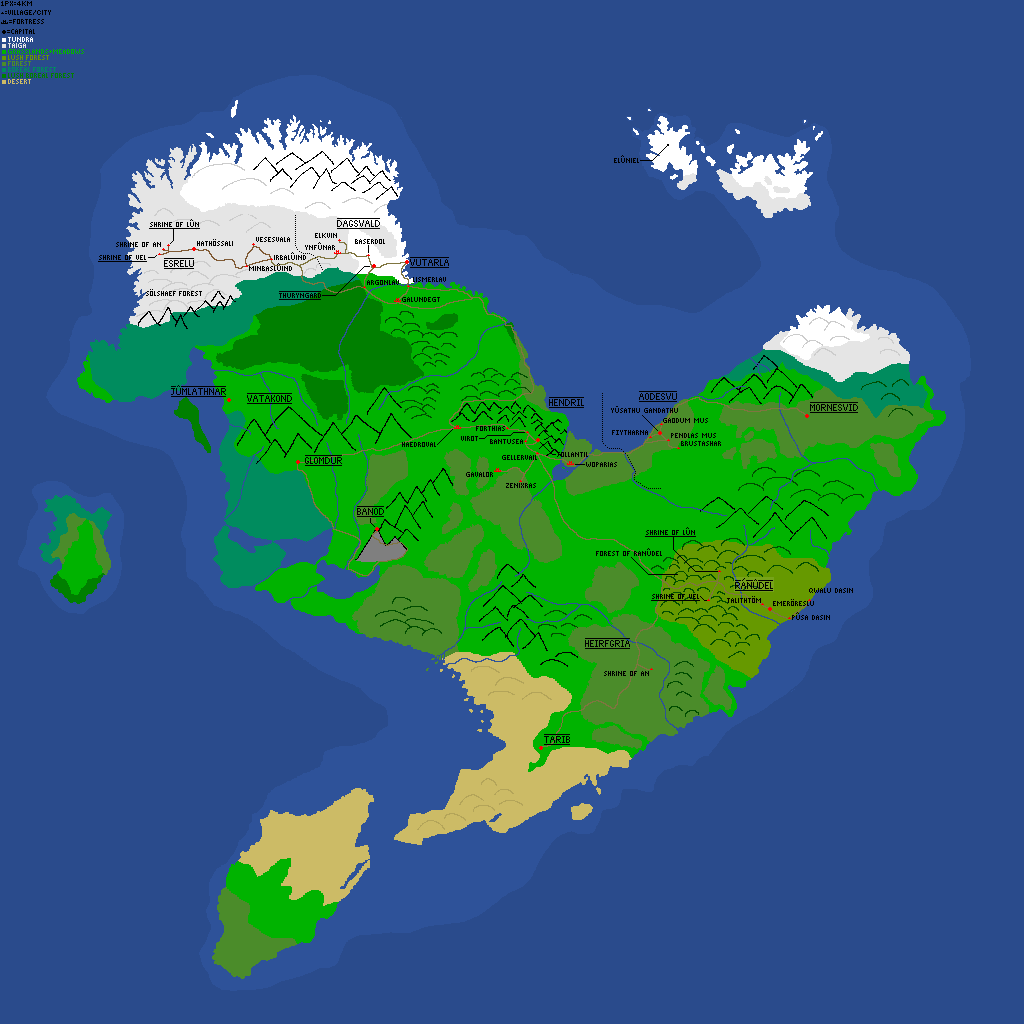
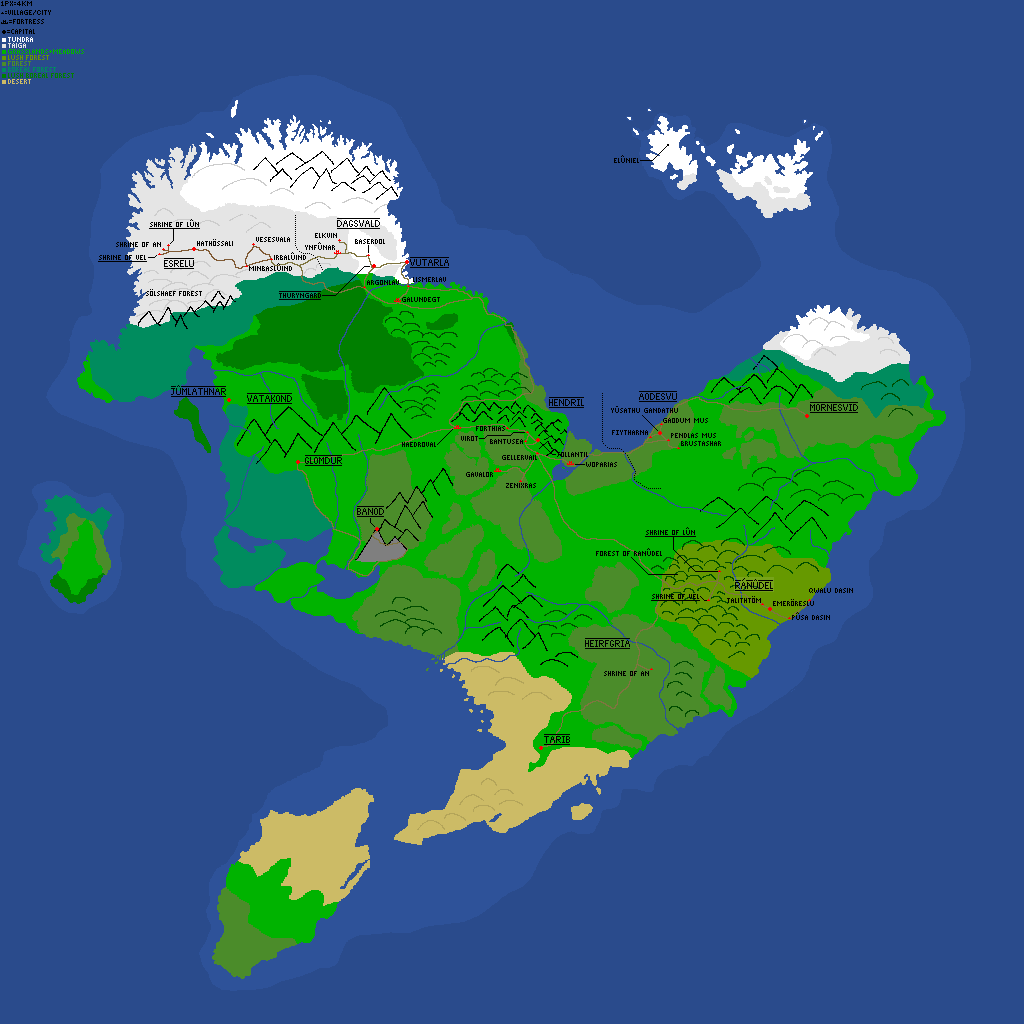
Layers edited between the first and the second 1024 × 1024 image:
painted on "roads" over (x1=493, y1=429, x2=507, y2=448)
painted on "Background" over (x1=226, y1=253, x2=531, y2=549)
